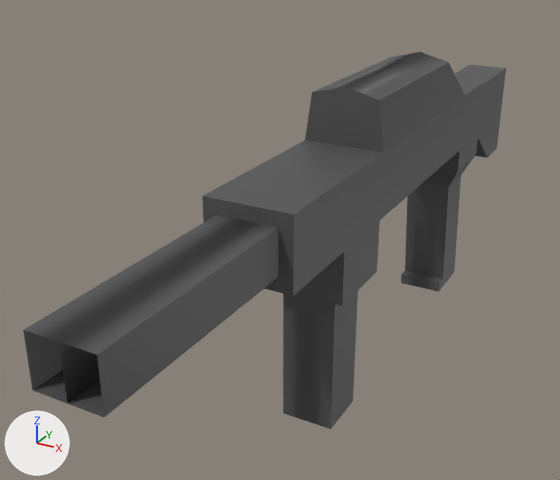
An edit to the FBX model Assets/Models/SMG.fbx, drawn before and after from the same camera.
The view is the same before and after, from a camera (50 mm lens) standing at (0.213, -0.698, 0.357) and looking at (-0.058, -0.206, 0.111). Lighting does not change. The marker at lower left points along +X, +Y and +Z. Where no turn or scale is listed for an object, it has been applied to the vertices.

Names of what the first picture shows: 'Magazine', 'SMG'.
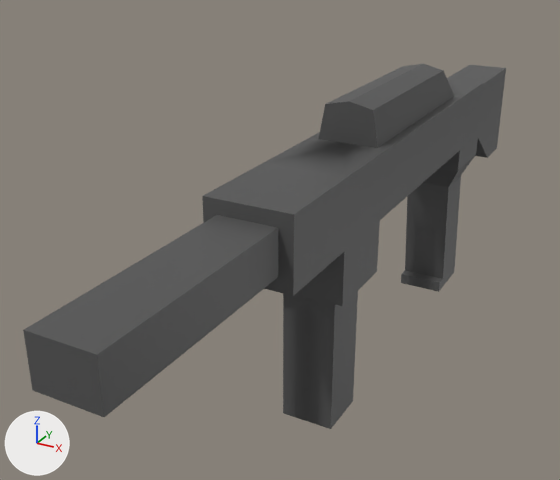
The change in detail:
me_smg_001 is used by ob_smg; location (0.0, 0.0, 0.0).
Verts and faces of me_smg_001; kept vertices keep their numbers, new ones are numbered from 124.
Before the commit, vertices of me_smg_001: 39 (0.02, -0.5, 0.19) at pixel (97, 354), 40 (0.02, -0.5, 0.16) at pixel (104, 417), 54 (0.0, -0.28, 0.2) at pixel (303, 170), 107 (0.0, -0.28, 0.15), 109 (0.0, -0.35, 0.19) at pixel (247, 221).
Before the commit, vertices of me_smg_001: 111 (0.0, -0.35, 0.16), 113 (0.0, -0.35, 0.2) at pixel (246, 205), 115 (0.0, -0.35, 0.15), 116 (-0.02, -0.5, 0.19) at pixel (23, 329), 117 (0.0, -0.5, 0.19) at pixel (59, 341).
Before the commit, vertices of me_smg_001: 118 (-0.02, -0.5, 0.16) at pixel (32, 390), 119 (0.0, -0.5, 0.16) at pixel (67, 403).
me_smg_001 had 124 vertices, 125 faces and spanned x -0.03..0.03, y -0.5..0.16, z 0.0..0.241.
me_smg_001 now has 130 vertices, 131 faces and spans x -0.03..0.03, y -0.5..0.16, z 0.0..0.23.
Part 1, on me_smg_001:
6 vertices are removed from x -0.025..0.025, y -0.22..-0.07, z 0.235..0.241.
9 faces are deleted.
12 vertices are added at x -0.023..0.023, y -0.213..-0.037, z 0.2..0.23.
15 new faces join them.
Part 2, on me_smg_001:
Faces deleted: (54, 113, 115, 107), (109, 117, 119, 111).
New faces: (39, 117, 119, 40), (116, 118, 119, 117).

Boxes (x1, y1, x2, y2) around the edits, measured in the pictures (560 x 480 px; the box of a moved part takes in the faces that stretch with it):
'SMG', reshaped: before (23, 52, 506, 417); after (23, 64, 506, 417)
part 1 of me_smg_001, built on: before (305, 52, 465, 152); after (306, 64, 465, 152)
part 2 of me_smg_001, moved or reshaped: before (59, 342, 100, 403); after (23, 330, 104, 417)
